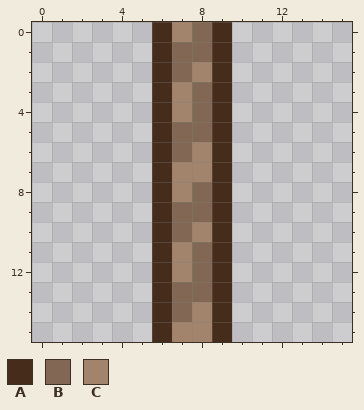
A pixel-art sprite gets an edit: Assets/Sprites/Blocks/rope.png. The first picture shows the starting point.
The file is 80x80 pixels, drawn in blocks of 5x5; one block is one cell here.
Palette (. is transparent): A #462d1b  B #826854  C #a2836c
Once edited:
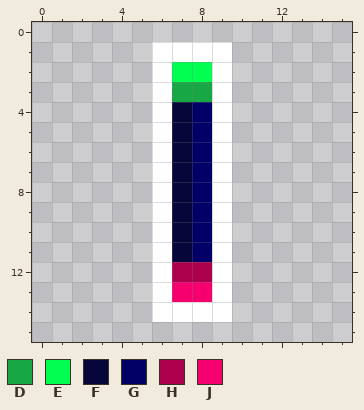
Colours new in this view: D #17a745  E #00ff51  F #06063b  G #000066  H #ac004d  J #f6006f
From old to new:
@@ palette @@
-A #462d1b
+A #ffffff
@@ x 4..11 @@
- 0 ..ACBA..
- 1 ..ABBA..
- 2 ..ABCA..
- 3 ..ACBA..
- 4 ..ACBA..
- 5 ..ABBA..
- 6 ..ABCA..
- 7 ..ACCA..
- 8 ..ACBA..
- 9 ..ABBA..
-10 ..ABCA..
-11 ..ACBA..
-12 ..ACBA..
-13 ..ABBA..
-14 ..ABCA..
-15 ..ACCA..
+ 0 ........
+ 1 ..AAAA..
+ 2 ..AEEA..
+ 3 ..ADDA..
+ 4 ..AFGA..
+ 5 ..AFGA..
+ 6 ..AFGA..
+ 7 ..AFGA..
+ 8 ..AFGA..
+ 9 ..AFGA..
+10 ..AFGA..
+11 ..AFGA..
+12 ..AHHA..
+13 ..AJJA..
+14 ..AAAA..
+15 ........
